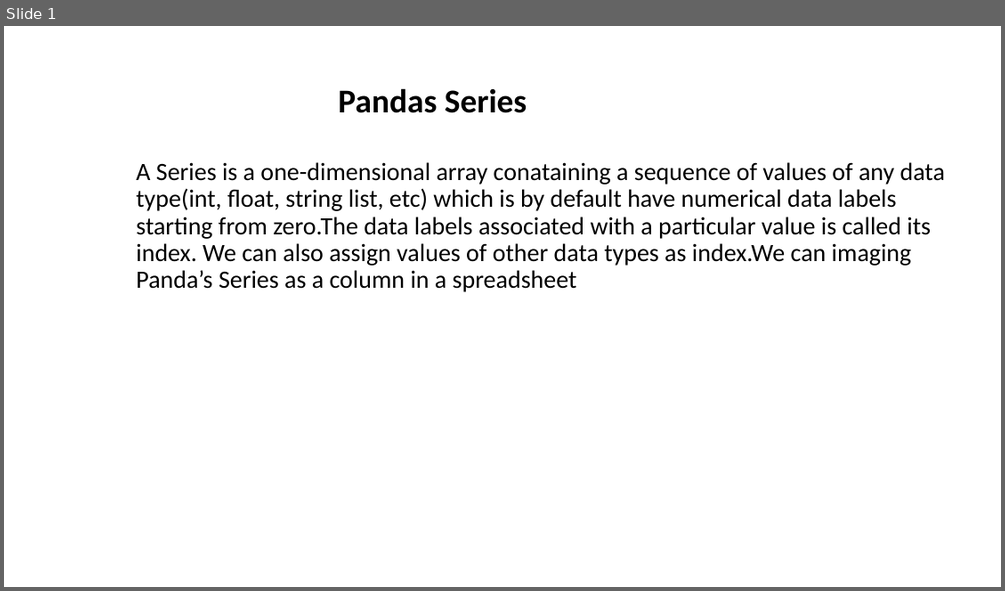
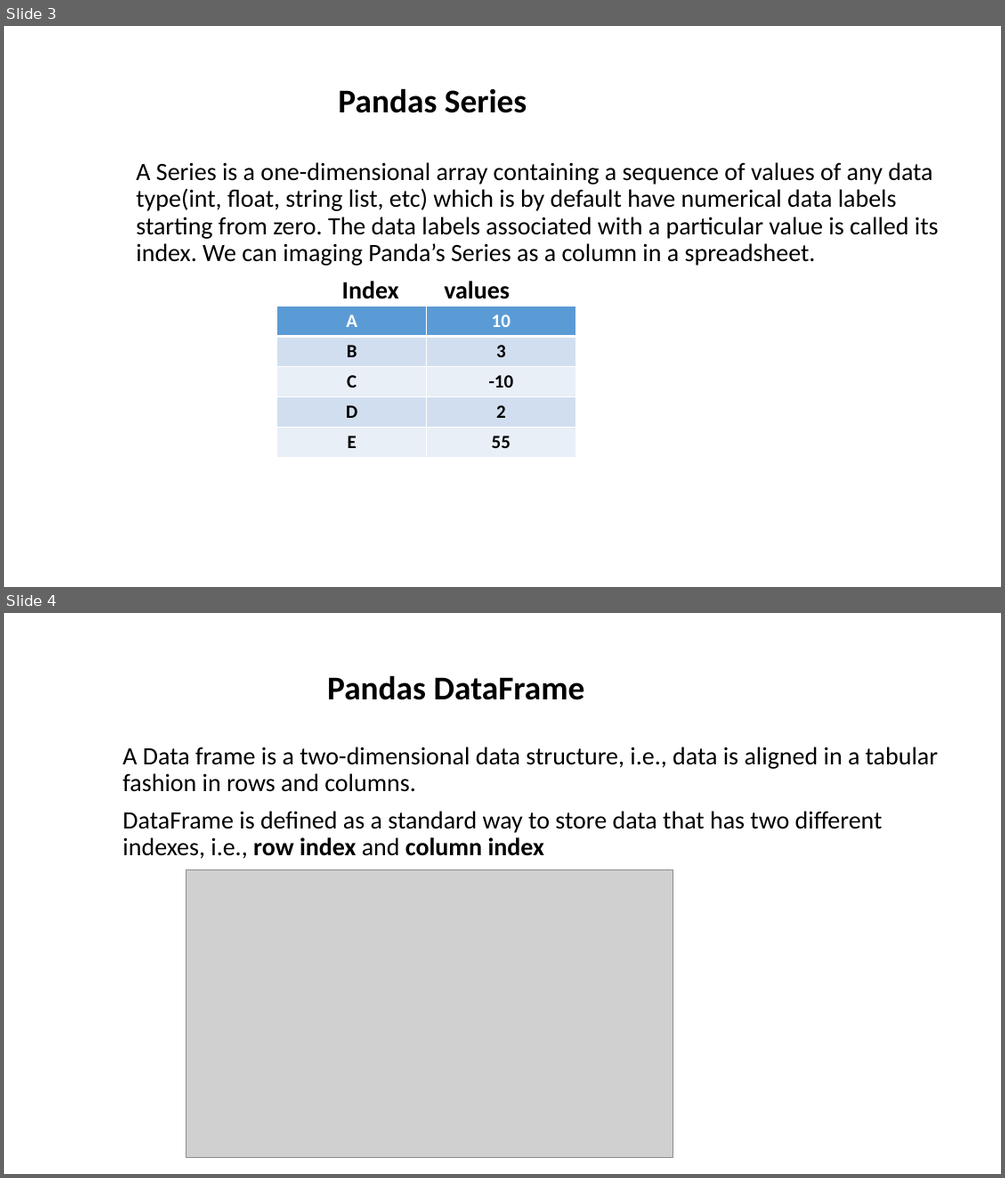
Before and after one commit to tauovir/Materials, a slide deck: Python Session/upcm/Pandas_Series.pptx. Shown one above the other, each under a label of ours: slide 1 before the commit, slides 3 and 4 after it. The pictures are 1005x591 and 1005x1178 pixels, drawn with LibreOffice and Linux fonts; fonts in the diff are those of the drawing; grey boxes stand for pictures. Boxes give left, top, right and bottom in pixels: in the first picture for what was removed or moved away, otherwise in the second. Text is boxed around its words. In the diff, an @@ line names an element or a change of style, - is before the commit and + after.

Commit message:
pandas and series

```diff
--- a/Python Session/upcm/Pandas_Series.pptx
+++ b/Python Session/upcm/Pandas_Series.pptx
@@ slide 4 added at <box>4,613,1001,1174</box>, background #FFFFFF @@
@@ title added at <box>327,675,585,700</box>, 32 pt, text #000000, bold @@
+Pandas DataFrame
@@ subtitle added at <box>122,747,938,859</box>, 24 pt, text #000000 @@
+A Data frame is a two-dimensional data structure, i.e., data is aligned in a tabular fashion in rows and columns.
+DataFrame is defined as a standard way to store data that has two different indexes, i.e., row index and column index
@@ picture added at <box>186,870,673,1158</box> @@
@@ what was slide 1 is now slide 3 @@
@@ slide 3 changed as well @@
@@ subtitle at <box>136,162,938,299</box>: text changed @@
-A Series is a one-dimensional array conataining a sequence of values of any data type(int, float, string list, etc) which is by default have numerical data labels starting from zero.The data labels associated with a particular value is called its index. We can also assign values of other data types as index.We can imaging Panda’s Series as a column in a spreadsheet
+A Series is a one-dimensional array containing a sequence of values of any data type(int, float, string list, etc) which is by default have numerical data labels starting from zero. The data labels associated with a particular value is called its index. We can imaging Panda’s Series as a column in a spreadsheet.
+Index values
@@ table added at <box>277,305,576,458</box>, 5 rows, 2 columns @@
+A | 10
+B | 3
+C | -10
+D | 2
+E | 55
```
Also in this commit, not shown: 3 other slides added, 16 other files.
